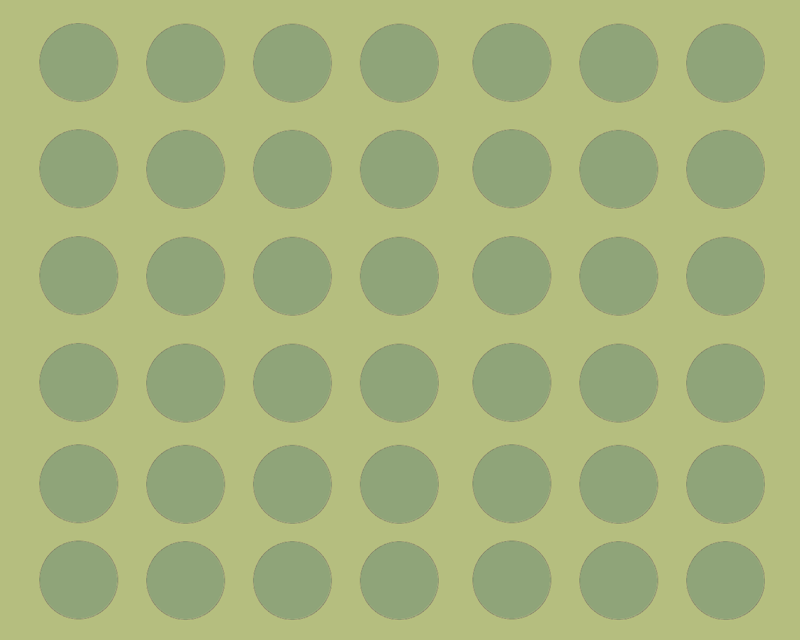
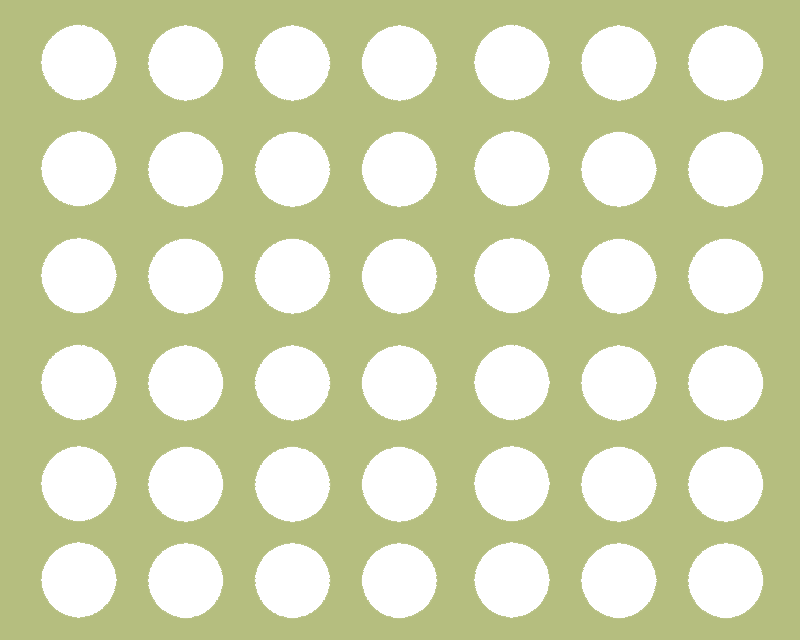
Before/after of a 800×640 layered artwork. What changed in the layer stack:
hid "Ellipse 1 copy 11" over box(39, 23, 765, 620)
hid "Layer 1" over box(39, 23, 764, 619)
hid "Layer 2", painted on it over box(38, 22, 766, 621)
added layer "Layer 3" above "Background" over box(38, 22, 766, 621)
hid "Background", painted on it over box(38, 22, 766, 621)
